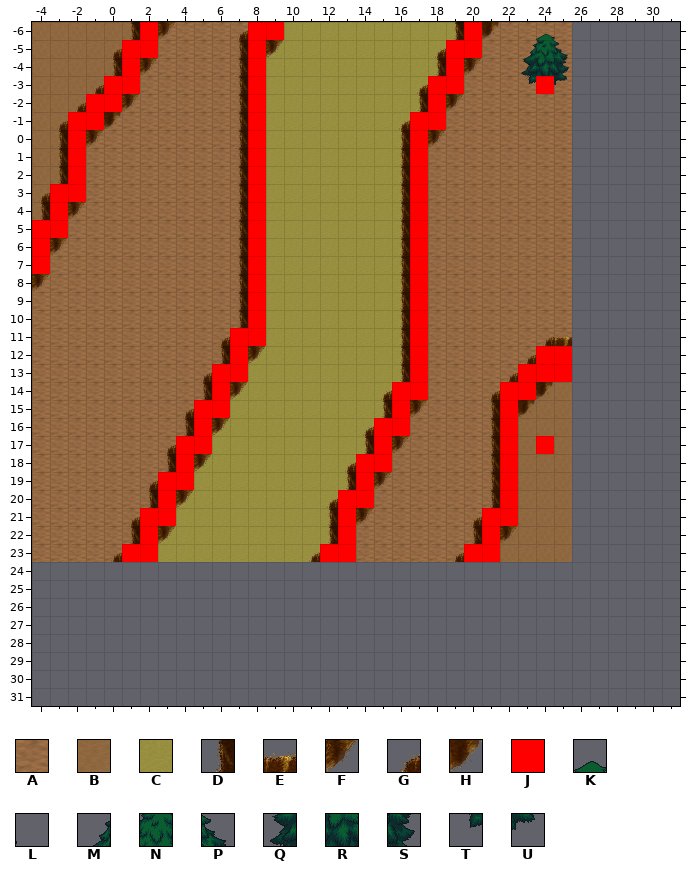
One commit to this Tiled map: AndorsTrail/res/xml/0_sikhw_desert_e_x2_y3.tmx. This is how it looked before the edit.
Cells are 32x32 px. Shown: x -4..31, y -6..31. The old version is drawn lined up with the new one.
Key: from "tileset_ground_ground": A 3, B 4, C 8; from "tileset_ground_ridge_earth_dar": D 27, E 38, F 52, G 60, H 63; from "tileset_logic_collision": J 0; from "tileset_plant_tree_evergreen": K 1, L 2, M 3, N 4, P 5, Q 6, R 7, S 8, T 9, U 11.
_ is an empty cell, # one hidden under a higher layer.
Layers that did not change in this view are not listed.
Layer "Ground" before, first column x -4:
-6 BBBBBB#AAAAA##CCCCCCCCCC#AAAAA______
-5 BBBBB##AAAAA#CCCCCCCCCC##AAAAA______
-4 BBBBB#AAAAAA#CCCCCCCCCC#AAAA#A______
-3 BBBB##AAAAAA#CCCCCCCCC##AAAA#A______
-2 BBB##AAAAAAA#CCCCCCCCC#AAAAAAA______
-1 BB##AAAAAAAA#CCCCCCCC##AAAAAAA______
 0 BB#AAAAAAAAA#CCCCCCCC#AAAAAAAA______
 1 BB#AAAAAAAAA#CCCCCCCC#AAAAAAAA______
 2 BB#AAAAAAAAA#CCCCCCCC#AAAAAAAA______
 3 B##AAAAAAAAA#CCCCCCCC#AAAAAAAA______
 4 B#AAAAAAAAAA#CCCCCCCC#AAAAAAAA______
 5 ##AAAAAAAAAA#CCCCCCCC#AAAAAAAA______
 6 #AAAAAAAAAAA#CCCCCCCC#AAAAAAAA______
 7 #AAAAAAAAAAA#CCCCCCCC#AAAAAAAA______
 8 AAAAAAAAAAAA#CCCCCCCC#AAAAAAAA______
 9 AAAAAAAAAAAA#CCCCCCCC#AAAAAAAA______
10 AAAAAAAAAAAA#CCCCCCCC#AAAAAAAA______
11 AAAAAAAAAAA##CCCCCCCC#AAAAAAAA______
12 AAAAAAAAAAA#CCCCCCCCC#AAAAAA##______
13 AAAAAAAAAA##CCCCCCCCC#AAAAA###______
14 AAAAAAAAAA#CCCCCCCCC##AAAA##BB______
15 AAAAAAAAA##CCCCCCCCC#AAAAA#BBB______
16 AAAAAAAAA#CCCCCCCCC##AAAAA#BBB______
17 AAAAAAAA##CCCCCCCCC#AAAAAA#B#B______
18 AAAAAAAA#CCCCCCCCC##AAAAAA#BBB______
19 AAAAAAA##CCCCCCCCC#AAAAAAA#BBB______
20 AAAAAAA#CCCCCCCCC##AAAAAAA#BBB______
21 AAAAAA##CCCCCCCCC#AAAAAAA##BBB______
22 AAAAAA#CCCCCCCCCC#AAAAAAA#BBBB______
23 AAAAA##CCCCCCCCC##AAAAAA##BBBB______
24 ____________________________________
25 ____________________________________
26 ____________________________________
27 ____________________________________
28 ____________________________________
29 ____________________________________
30 ____________________________________
31 ____________________________________
Layer "Object" before, first column x -4:
-6 _____D#F___G##_________D#H__________
-5 ____G##____D#F________G##___________
-4 ____D#F____D#_________D#F___________
-3 ___G##_____D#________G##____#_______
-2 __G##F_____D#________D#F____________
-1 _G##H______D#_______G##_____________
 0 _D#F_______D#_______D#F_____________
 1 _D#________D#_______D#______________
 2 _D#________D#_______D#______________
 3 G##________D#_______D#______________
 4 D#F________D#_______D#______________
 5 ##_________D#_______D#______________
 6 #F_________D#_______D#______________
 7 #__________D#_______D#______________
 8 F__________D#_______D#______________
 9 ___________D#_______D#______________
10 ___________D#_______D#______________
11 __________G##_______D#______GE______
12 __________D#F_______D#_____G##______
13 _________G##________D#____G###______
14 _________D#F_______G##___G##H_______
15 ________G##________D#F___D#H________
16 ________D#F_______G##____D#_________
17 _______G##________D#F____D#_#_______
18 _______D#F_______G##_____D#_________
19 ______G##________D#F_____D#_________
20 ______D#F_______G##______D#_________
21 _____G##________D#F_____G##_________
22 _____D#F________D#______D#F_________
23 ____G##________G##_____G##__________
24 ____________________________________
25 ____________________________________
26 ____________________________________
27 ____________________________________
28 ____________________________________
29 ____________________________________
30 ____________________________________
31 ____________________________________
Layer "Above" before, first column x 16:
-6 ________KL_____
-5 _______MNP_____
-4 _______QRS_____
-3 _______T_U_____
-2 _______________
-1 _______________
 0 _______________
 1 _______________
 2 _______________
 3 _______________
Layer "Walkable" before, first column x -4:
-6 ______J_____JJ__________J___________
-5 _____JJ_____J__________JJ___________
-4 _____J______J__________J____________
-3 ____JJ______J_________JJ____J_______
-2 ___JJ_______J_________J_____________
-1 __JJ________J________JJ_____________
 0 __J_________J________J______________
 1 __J_________J________J______________
 2 __J_________J________J______________
 3 _JJ_________J________J______________
 4 _J__________J________J______________
 5 JJ__________J________J______________
 6 J___________J________J______________
 7 J___________J________J______________
 8 ____________J________J______________
 9 ____________J________J______________
10 ____________J________J______________
11 ___________JJ________J______________
12 ___________J_________J______JJ______
13 __________JJ_________J_____JJJ______
14 __________J_________JJ____JJ________
15 _________JJ_________J_____J_________
16 _________J_________JJ_____J_________
17 ________JJ_________J______J_J_______
18 ________J_________JJ______J_________
19 _______JJ_________J_______J_________
20 _______J_________JJ_______J_________
21 ______JJ_________J_______JJ_________
22 ______J__________J_______J__________
23 _____JJ_________JJ______JJ__________
24 ____________________________________
25 ____________________________________
26 ____________________________________
27 ____________________________________
28 ____________________________________
29 ____________________________________
New version:
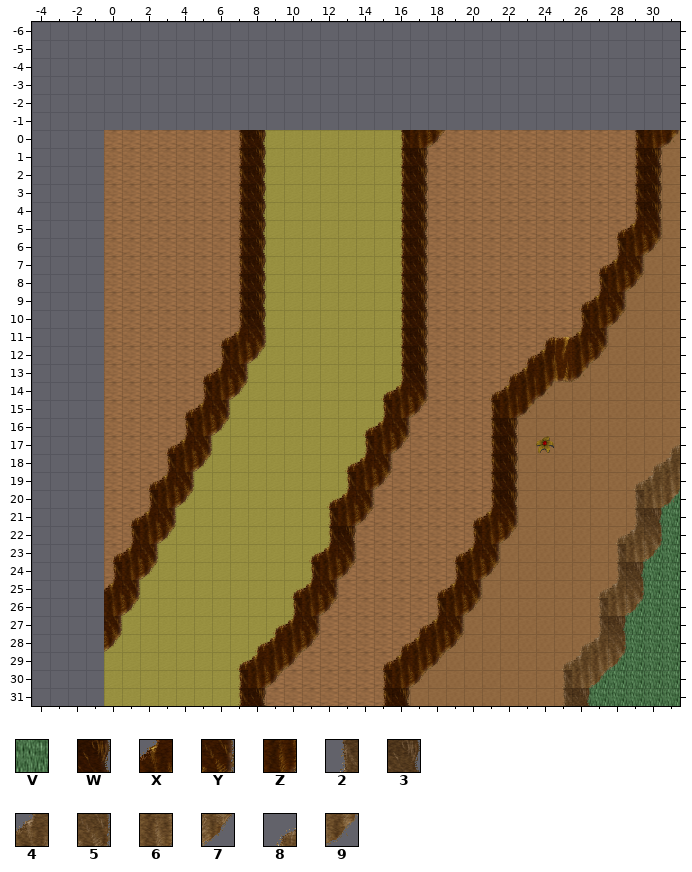
Further tiles: from "tileset_ground_ground": V 2; from "tileset_ground_ridge_earth_dar": W 28, X 39, Y 40, Z 51; from "tileset_ground_ridge_earth_pal": 2 27, 3 28, 4 39, 5 40, 6 51, 7 52, 8 60, 9 63.
Diff:
Changed rows in their new state; . is an unchanged cell.
map size 30x30 -> 32x32 cells (old content now starts at -4,-6; both pictures use the new coordinates)
Layer "Ground":
first column x -4:
-6 ______________________________......
-5 ______________________________......
-4 ______________________________......
-3 ______________________________......
-2 ______________________________......
-1 ______________________________......
 0 ____..........................AAAAAB
 1 ____..........................AAAAAB
 2 ____..........................AAAABB
 3 ____..........................AAAABB
 4 ____..........................AAAABB
 5 ____..........................AAAABB
 6 ____..........................AAABBB
 7 ____..........................AAABBB
 8 ____..........................AABBBB
 9 ____..........................AABBBB
10 ____..........................ABBBBB
11 ____..........................BBBBBB
12 ____..........................BBBBBB
13 ____..........................BBBBBB
14 ____..........................BBBBBB
15 ____..........................BBBBBB
16 ____..........................BBBBBB
17 ____..........................BBBBBB
18 ____..........................BBBBBB
19 ____..........................BBBBBV
20 ____..........................BBBBBV
21 ____..........................BBBBVV
22 ____..........................BBBBVV
23 ____..........................BBBVVV
24 ....ACCCCCCCCCCCAAAAAAAABBBBBBBBBVVV
25 ....ACCCCCCCCCCCAAAAAAAABBBBBBBBBVVV
26 ....CCCCCCCCCCCAAAAAAAABBBBBBBBBVVVV
27 ....CCCCCCCCCCCAAAAAAABBBBBBBBBBVVVV
28 ....CCCCCCCCCCAAAAAAAABBBBBBBBBBVVVV
29 ....CCCCCCCCCCAAAAAAAABBBBBBBBBVVVVV
30 ....CCCCCCCCCAAAAAAAABBBBBBBBBBVVVVV
31 ....CCCCCCCCAAAAAAAABBBBBBBBBBVVVVVV
Layer "Object":
first column x -4:
-6 .....___...___.........___..........
-5 ....___....___........___...........
-4 ....___....__.........___...........
-3 ...___.....__........___...._.......
-2 ..____.....__........___............
-1 .____......__.......___.............
 0 .___.............................DZH
 1 .__..............................DW.
 2 .__..............................DW.
 3 ___..............................DW.
 4 ___..............................DW.
 5 __..............................GXY.
 6 __..............................DZF.
 7 _..............................GXY..
 8 _..............................DZF..
 9 ..............................GXY...
10 ..............................DZF...
11 ..............................XY....
12 ..............................ZF....
13 ..............................H.....
first column x 0:
17 ...............................8
18 ..............................84
19 .............................846
20 .............................269
21 .............................23.
22 ............................845.
23 ............................267.
24 DZF........DZF.....DZF......23..
25 XY........GXY.....GXY......845..
26 ZF........DZF.....DZF......267..
27 Y........GXY.....GXY.......23...
28 F.......GXZF....GXZF......845...
29 .......GXZF....GXZF......8467...
30 .......DZF.....DZF.......267....
31 .......DW......DW........23.....
Layer "Above":
first column x 23:
-6 .__
-5 ___
-4 ___
-3 _._
Layer "Walkable" (now hidden):
first column x -4:
-6 ......_.....__.........._.....
-5 .....__....._..........__.....
-4 ....._......_.........._......
-3 ....__......_.........__...._.
-2 ...__......._........._.......
-1 ..__........_........__.......
 0 .._........._........_........
 1 .._........._........_........
 2 .._........._........_........
 3 .__........._........_........
 4 ._.........._........_........
 5 __.........._........_........
 6 _..........._........_........
 7 _..........._........_........
 8 ............_........_........
 9 ............_........_........
10 ............_........_........
11 ...........__........_........
12 ..........._........._......__
13 ..........__........._.....___
14 .........._.........__....__..
15 .........__........._....._...
16 ........._.........__....._...
17 ........__........._......_._.
18 ........_.........__......_...
19 .......__........._......._...
20 ......._.........__......._...
21 ......__........._.......__...
22 ......_.........._......._....
23 .....__.........__......__....
Pixel boxes of the changes (left, top, right, bottom) in both pictures:
changed: (32, 22, 680, 706)
